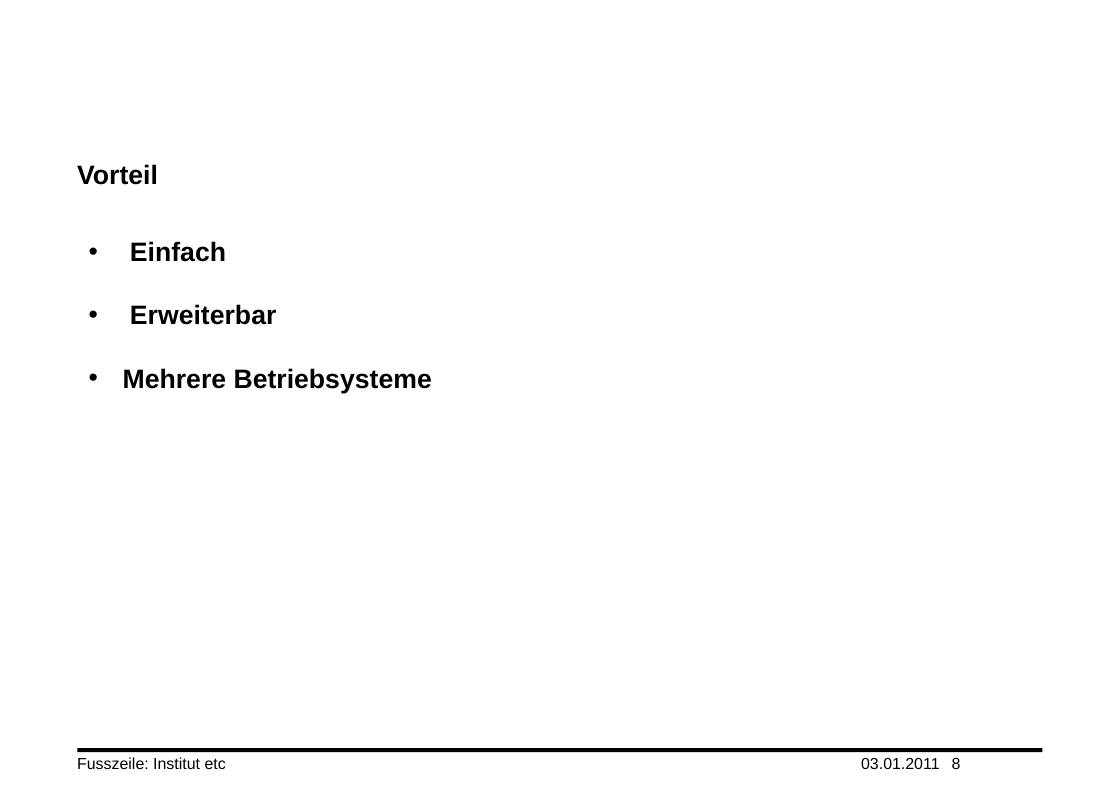
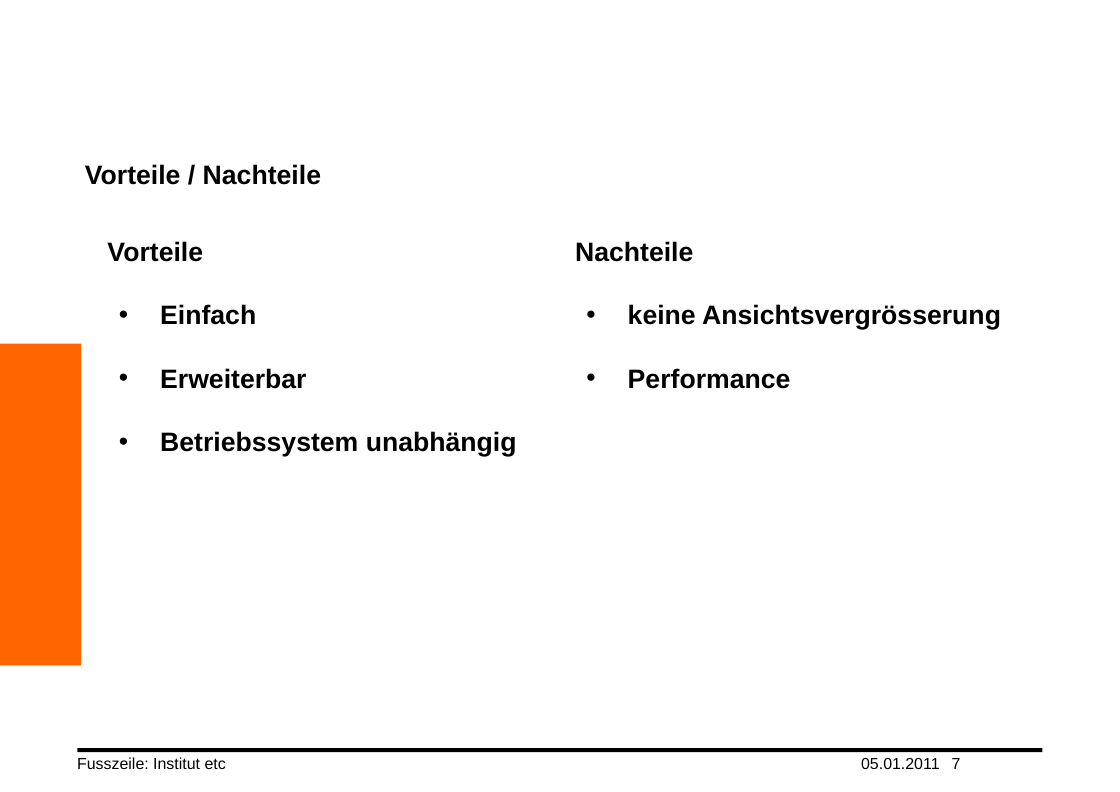
Before and after one commit to yuai/newtonscheaxiom, a slide deck: slide 7 of wiki/truong_xander.pptx (slide 8 before the commit). Drawn at 1120x792 pixels with LibreOffice and Linux fonts; fonts in the diff are those of the drawing; background and template pictures are left out. Boxes give left, top, right and bottom in pixels: in the first picture for what was removed or moved away, otherwise in the second. Text is boxed around its words. In the diff, an @@ line names an element or a change of style, - is before the commit and + after.

```diff
--- a/wiki/truong_xander.pptx
+++ b/wiki/truong_xander.pptx
@@ title at (x1=85, y1=164, x2=321, y2=185): text changed @@
-Vorteil
+Vorteile / Nachteile
@@ text "Vorteile" moved from (x1=123, y1=241, x2=432, y2=393) to (x1=107, y1=241, x2=517, y2=456) @@
@@ text at (x1=107, y1=241, x2=203, y2=262): paragraph added @@
+Vorteile
@@ text added at (x1=575, y1=241, x2=1001, y2=389), 20 pt, text #000000, bold @@
+Nachteile
+• keine Ansichtsvergrösserung
+• Performance
@@ rectangle added at (x1=0, y1=344, x2=81, y2=666), fill #FF6600 @@
@@ text at (x1=160, y1=431, x2=517, y2=456): text changed @@
-• Mehrere Betriebsysteme
+• Betriebssystem unabhängig
@@ text at (x1=861, y1=758, x2=940, y2=769): text changed @@
-03.01.2011
+05.01.2011
@@ page number at (x1=952, y1=758, x2=961, y2=769): text changed @@
-8
+7
```
Also in this commit, not shown: 9 other slides changed, 1 slide removed.
